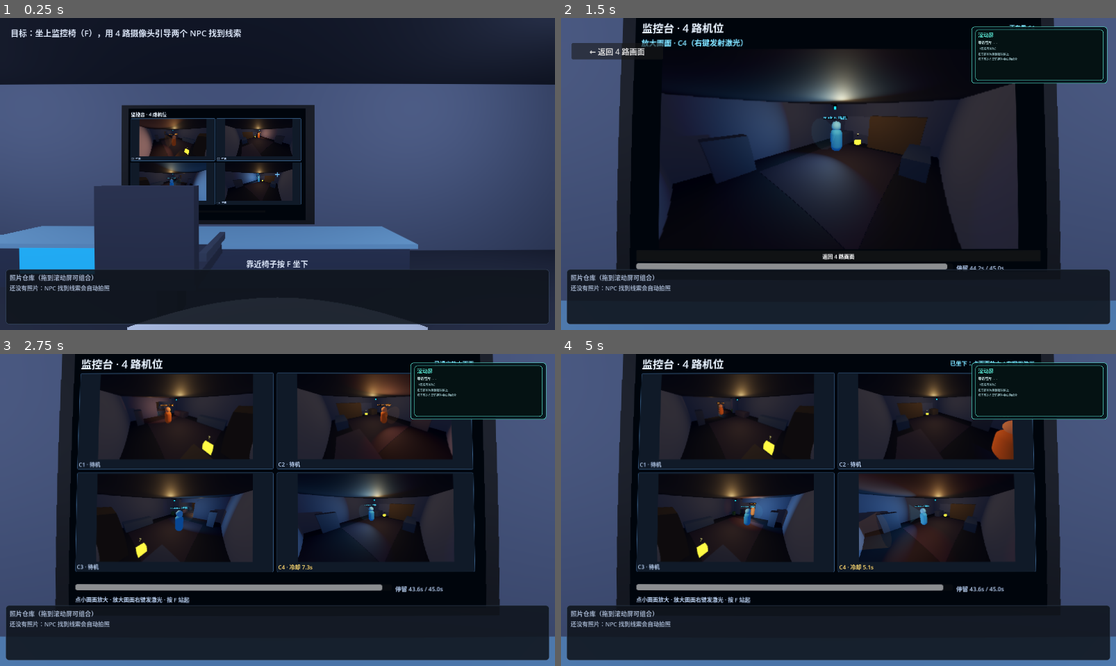
Above: before the commit, frames 1-4 (two rows, left to right).
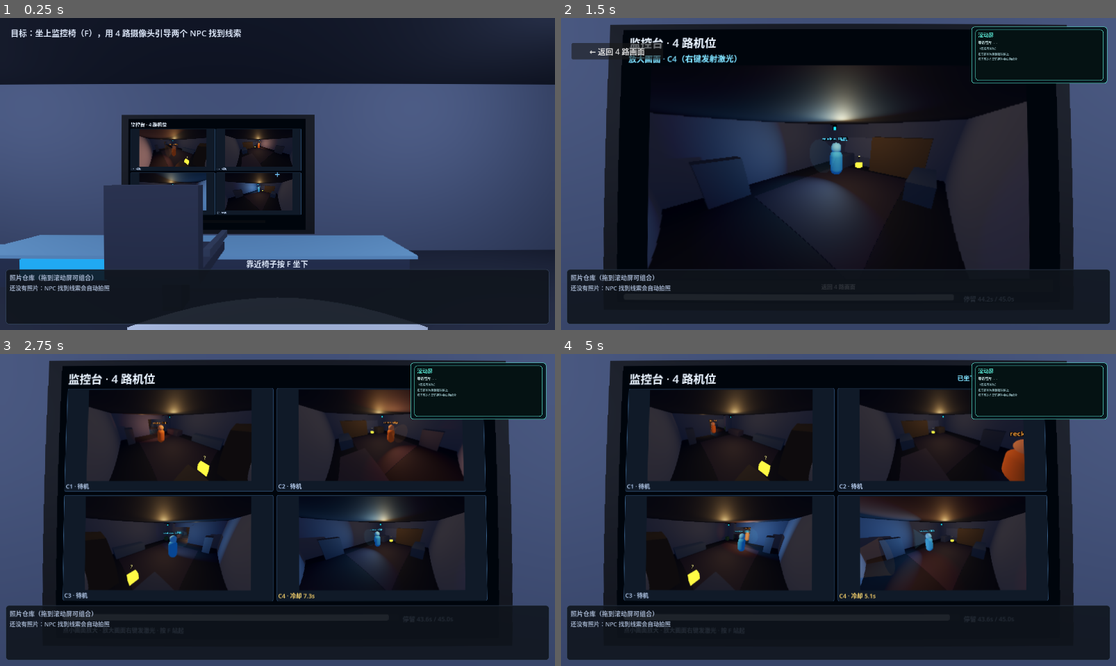
Above: after the commit, the same moments.

Repository: RequieMa/dual-faced-world
Game: Godot game, scene res://scenes/main.tscn
Two runs of this game, one before a commit and one after it. Both use one fixed random seed, a clock stepped at 60 frames per second and the inputs below.
Inputs (mouse positions are in pixels of both pictures, inside the frame that each line leads up to):
- Up to frame 1 (0.25 s): no input
- Up to frame 2 (1.5 s): tap Enter at 0.5 s; move the mouse to (866, 174) at 0.52 s; hold Up 0.53-1.25 s; tap F at 0.6 s; click (866, 174) at 0.67 s; tap Space at 0.77 s; tap E at 0.8 s; drag from (727, 189) to (810, 236) at 1.27 s
- Up to frame 3 (2.75 s): click "← 返回 4 路画面" at 2 s
- Up to frame 4 (5 s): click (1038, 391) at 2.77 s; move the mouse to (894, 441) at 3.52 s; hold Right 3.53-4.28 s; tap F at 3.6, 4.55 s; click (894, 441) at 3.67 s; tap E at 3.8 s; move the mouse to (832, 516) at 4.27 s; hold Up from 4.28 s (still down); tap 1 at 4.35 s; click (832, 516) at 4.42 s; tap Space at 4.52 s

The runs differ from the first frame. In frame 1, 9.6% of the frame differs, in the area x 0-76%, y 27-81%; in frame 2, 26%; in frame 3, 36%; in frame 4, 37%, in the area x 0-100%, y 0-100%.

Commit message:
feat: 控制室大屏、镜头畸变与 NPC 视锥反馈修复

Diff:
--- a/scripts/room_demo/room_demo.gd
+++ b/scripts/room_demo/room_demo.gd
@@ -17,6 +17,7 @@
 const MONITOR_UI_SCRIPT := preload("res://scripts/room_demo/monitor_ui.gd")
 const SCROLL_UI_SCRIPT := preload("res://scripts/room_demo/scroll_screen_ui.gd")
 const LENS_SHADER := preload("res://shaders/lens_distortion.gdshader")
+const LENS_STRENGTH := 0.045
 const AVATAR_LOADER := preload("res://scripts/room_demo/avatar_loader.gd")
 const CAMERA_SESSION_SCRIPT := preload("res://scripts/camera/camera_session.gd")
 
@@ -27,9 +28,9 @@
 const ROOM_HALF_WIDTH := 8.0
 const ROOM_HALF_DEPTH := 6.0
 const ROOM_HEIGHT := 3.4
-const CHAIR_POS := Vector3(0, 0, -4.1)
-const STAND_POS := Vector3(0, 0, -2.3)
-const SCREEN_POS := Vector3(0, 1.75, -5.75)
+const CHAIR_POS := Vector3(0, 0, -4.2)
+const STAND_POS := Vector3(0, 0, -2.4)
+const SCREEN_POS := Vector3(0, 1.55, -5.75)
 const DOOR_POS := Vector3(0, 0, 6.0)
 const DOOR_CODE := "A-317"
 const CAMERA_DWELL := 45.0
@@ -37,7 +38,7 @@
 const SIGNAL_RANGE := 22.0
 
 ## 墙上的物理屏幕（内容来自 SubViewport，不是 2D 覆盖层）。
-const MONITOR_CENTER := Vector3(0, 1.75, -5.81)
+const MONITOR_CENTER := Vector3(0, 1.55, -5.81)
 # monitor_viewport 是 1280×800（1.6），QuadMesh 必须保持同样比例，避免画面横向拉伸。
 const MONITOR_SIZE := Vector2(3.52, 2.2)
 
@@ -67,7 +68,6 @@
 var scroll_viewport: SubViewport = null
 var scroll_ui: Control = null
 var monitor_mesh: MeshInstance3D = null
-var scroll_mesh: MeshInstance3D = null
 
 var selected_feed := ""
 var door_unlocked := false
@@ -455,9 +455,12 @@
 	var key := event as InputEventKey
 	if key == null or not key.pressed or key.echo:
 		return
-	if player != null and player.seated and not selected_feed.is_empty() \
+	if player != null and player.seated \
 			and (key.keycode == KEY_ESCAPE or key.keycode == KEY_BACKSPACE):
-		close_feed()
+		if selected_feed.is_empty():
+			set_seated(false)
+		else:
+			close_feed()
 		get_viewport().set_input_as_handled()
 		return
 	if key.keycode == KEY_S and player != null and player.seated:
@@ -468,6 +471,17 @@
 
 
 ## 把鼠标事件按 3D 大屏的命中点换算成 SubViewport 像素，转发给屏幕里的 UI。
+## 屏幕后处理把 3D 画面向外弯过；鼠标射线前先反算回源画面坐标。
+func lens_source_position(screen_position: Vector2) -> Vector2:
+	var size := get_viewport().get_visible_rect().size
+	if size.x <= 0.0 or size.y <= 0.0:
+		return screen_position
+	var uv := screen_position / size
+	var p := uv - Vector2(0.5, 0.5)
+	var warped := uv + p * (LENS_STRENGTH * p.length_squared())
+	return warped * size
+
+
 func _forward_mouse_to_monitor(event: InputEvent) -> bool:
 	if monitor_viewport == null or player == null or player.camera == null:
 		return false
@@ -480,6 +494,7 @@
 		mouse_position = button.position
 	else:
 		return false
+	mouse_position = lens_source_position(mouse_position)
 	var camera: Camera3D = player.camera
 	var from: Vector3 = camera.project_ray_origin(mouse_position)
 	var direction: Vector3 = camera.project_ray_normal(mouse_position)
@@ -602,11 +617,11 @@
 			Color(0.5, 0.7, 1.0))
 
 	# 监控台和侧台。
-	_add_box(_world, "ConsoleDesk", Vector3(6.0, 0.55, 0.9), Vector3(0, 0.275, -5.0),
+	_add_box(_world, "ConsoleDesk", Vector3(6.0, 0.4, 0.9), Vector3(0, 0.2, -5.0),
 		Color(0.18, 0.21, 0.28))
-	_add_box(_world, "ConsoleLip", Vector3(6.2, 0.06, 0.94), Vector3(0, 0.58, -5.0),
+	_add_box(_world, "ConsoleLip", Vector3(6.2, 0.05, 0.94), Vector3(0, 0.43, -5.0),
 		Color(0.42, 0.58, 0.7), false)
-	_add_box(_world, "ConsolePanel", Vector3(1.4, 0.35, 0.04), Vector3(-1.6, 0.38, -4.54),
+	_add_box(_world, "ConsolePanel", Vector3(1.4, 0.28, 0.04), Vector3(-1.6, 0.26, -4.54),
 		Color(0.1, 0.5, 0.75), false, Color(0.05, 0.3, 0.5))
 	_add_box(_world, "SideConsoleL", Vector3(2.2, 0.75, 0.65), Vector3(-4.7, 0.375, -1.4),
 		Color(0.17, 0.2, 0.26))
@@ -617,7 +632,7 @@
 	_add_box(_world, "PillarL", Vector3(0.5, h, 0.5), Vector3(-6.2, h * 0.5, -3.6), trim)
 	_add_box(_world, "PillarR", Vector3(0.5, h, 0.5), Vector3(6.2, h * 0.5, -3.6), trim)
 
-	_add_box(_world, "MonitorBacking", Vector3(3.9, 2.4, 0.08), Vector3(0, 1.75, -5.92),
+	_add_box(_world, "MonitorBacking", Vector3(3.9, 2.4, 0.08), Vector3(0, 1.55, -5.92),
 		Color(0.03, 0.04, 0.06), false)
 
 	# 椅子：椅背朝门（+Z），人坐下后面向屏幕（-Z）。
@@ -920,7 +935,7 @@
 	rect.mouse_filter = Control.MOUSE_FILTER_IGNORE
 	var material := ShaderMaterial.new()
 	material.shader = LENS_SHADER
-	material.set_shader_parameter("strength", 0.045)
+	material.set_shader_parameter("strength", LENS_STRENGTH)
 	rect.material = material
 	layer.add_child(rect)
 
--- a/scripts/room_demo/room_player.gd
+++ b/scripts/room_demo/room_player.gd
@@ -116,7 +116,7 @@
 	if seated:
 		var key_event := event as InputEventKey
 		if key_event != null and key_event.pressed and not key_event.echo \
-				and (key_event.keycode == KEY_F or key_event.keycode == KEY_ESCAPE):
+				and key_event.keycode == KEY_F:
 			stand()
 			get_viewport().set_input_as_handled()
 		return
--- a/tests/test_room_demo.gd
+++ b/tests/test_room_demo.gd
@@ -141,7 +141,7 @@
 	_check("场景有照片仓库", demo.photo_store != null)
 	_check("场景有 3D 监控屏 SubViewport", demo.monitor_viewport != null)
 	_check("3D 监控屏有屏幕 UI", demo.monitor_ui != null)
-	_check("场景有 3D 滚动屏 SubViewport", demo.scroll_viewport != null)
+	_check("场景有滚动屏 SubViewport", demo.scroll_viewport != null)
 	_check("3D 滚动屏有屏幕 UI", demo.scroll_ui != null)
 	_check("墙上监控屏有 3D 网格", demo.monitor_mesh != null)
 	_check("NPC 使用带碰撞的 CharacterBody3D", demo.npcs[0] is CharacterBody3D
@@ -188,8 +188,14 @@
 	demo.set_seated(true)
 	_check("可以放大 C2", demo.select_feed("C2"))
 	_check("放大后显示返回按钮", demo.ui.is_feed_zoomed())
-	demo.close_feed()
-	_check("返回后关闭放大", not demo.ui.is_feed_zoomed())
+	demo.ui._back_button.pressed.emit()
+	_check("返回按钮关闭放大", not demo.ui.is_feed_zoomed())
+	_check("可以放大 C3", demo.select_feed("C3"))
+	var esc := InputEventKey.new()
+	esc.keycode = KEY_ESCAPE
+	esc.pressed = true
+	demo._unhandled_input(esc)
+	_check("Esc 关闭放大", not demo.ui.is_feed_zoomed())
 	demo.set_seated(false)
 
 	var raw_uv := Vector2(0.9, 0.5)
--- a/tests/test_room_npc_behavior.gd
+++ b/tests/test_room_npc_behavior.gd
@@ -7,7 +7,7 @@
 
 const MAIN_SCENE := "res://scenes/main.tscn"
 const NPC_SCRIPT := "res://scripts/room_demo/npc_actor.gd"
-const EXPECTED_CHECKS := 35
+const EXPECTED_CHECKS := 38
 
 var _failures: Array[String] = []
 var _checks: int = 0
@@ -37,14 +37,27 @@
 	var monitor_mesh := demo.find_child("MonitorScreen", true, false) as MeshInstance3D
 	var monitor_quad := monitor_mesh.mesh as QuadMesh if monitor_mesh != null else null
 	if monitor_quad != null:
-		var distance := seated_camera.global_position.distance_to(Vector3(0, 1.75, -5.81))
+		var distance := seated_camera.global_position.distance_to(Vector3(0, 1.55, -5.81))
 		var angular := rad_to_deg(2.0 * atan((monitor_quad.size.y * 0.5) / distance))
 		var ratio := angular / seated_camera.fov
-		_check("坐下后显示屏高度约占视野 85%+", ratio >= 0.85,
+		_check("坐下后显示屏高度约占视野 88%+", ratio >= 0.88,
 			"ratio=%.3f angle=%.1f fov=%.1f" % [ratio, angular, seated_camera.fov])
+		_check("屏幕上下边都在垂直视野内",
+			seated_camera.is_position_in_frustum(Vector3(0, 2.65, -5.81))
+			and seated_camera.is_position_in_frustum(Vector3(0, 0.45, -5.81)))
 	_check("坐下后滚动屏面板可见", demo.ui.is_scroll_visible())
 	var lens := demo.find_child("LensRect", true, false) as ColorRect
 	_check("第一人称镜头畸变存在", lens != null and lens.material is ShaderMaterial)
+	var view_size: Vector2 = demo.get_viewport().get_visible_rect().size
+	var screen_center: Vector2 = view_size * 0.5
+	var screen_edge: Vector2 = Vector2(view_size.x * 0.9, view_size.y * 0.5)
+	var lens_center: Vector2 = demo.lens_source_position(screen_center)
+	var lens_edge: Vector2 = demo.lens_source_position(screen_edge)
+	_check("镜头畸变中心不偏移", lens_center.distance_to(screen_center) < 0.5,
+		str(lens_center))
+	_check("镜头畸变边缘鼠标向外补偿",
+		lens_edge.distance_to(screen_center) > screen_edge.distance_to(screen_center),
+		str(lens_edge))
 	_check("监控屏与 viewport 同比例",
 		monitor_quad != null and is_equal_approx(monitor_quad.size.x / monitor_quad.size.y,
 			float(demo.monitor_viewport.size.x) / float(demo.monitor_viewport.size.y)),
